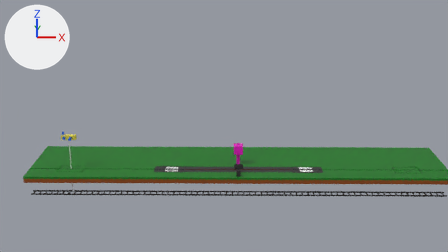
A saved change to the Blender file models/airport_diorama-source-file.blend.
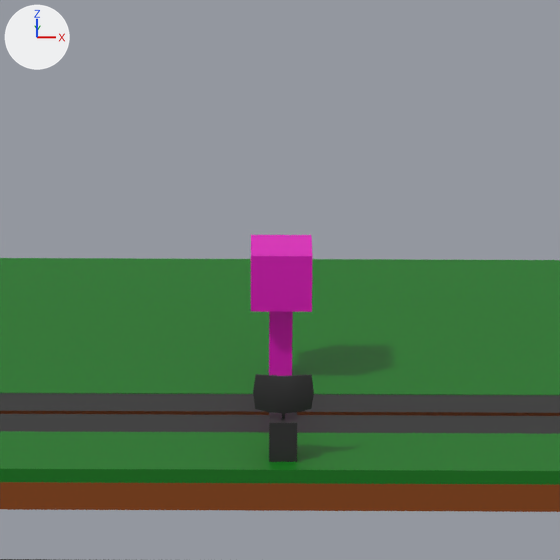
The first picture shows the older version from the file's camera 'Camera'. The close-ups show both versions on the part from 44% to 62% of the width and 43% to 76% of the height of that picture; other places that the commit changed are outside them. Every picture has the same lights, and +X, +Y and +Z are marked at upper left.
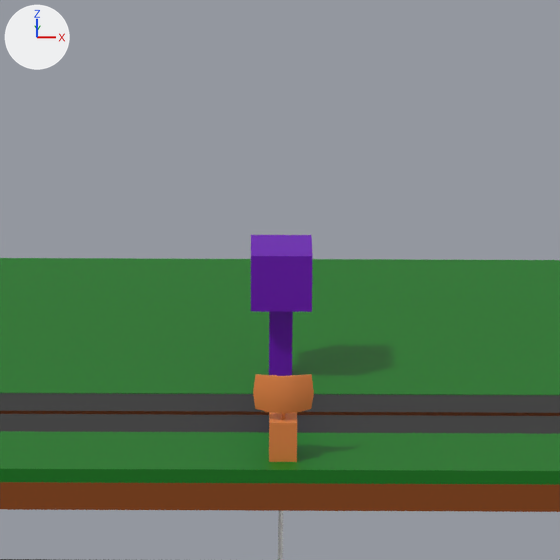
Where the newer file only moved an object's origin or applied its transform, the numbers keep the older frame.

What differs and where, as boxes (x1, y1, x2, y2) in the close-ups (560 x 560 px):
'Cube.002', recoloured (pink to purple): (251, 235, 312, 376) in both
'Cube.003', recoloured (black to orange): (253, 374, 314, 414) in both
'Cube.020', recoloured: (269, 412, 297, 462) in both

Diff of the bpy script that builds the scene:
```diff
--- a/models/airport_diorama-source-file.blend.py
+++ b/models/airport_diorama-source-file.blend.py
@@ mat_tower @@
 mat_tower = principled_material('Tower')
-mat_tower.base_color = (0.8, 0.00314, 0.545)  # pink #e70ac3
+mat_tower.base_color = (0.156, 0.0, 0.488)  # purple #6e00b9
@@ mat_radar @@
+mat_radar = principled_material('Radar')
+mat_radar.base_color = (0.8, 0.238, 0.0549)  # orange #e78642
@@ me_cube_008 @@
 me_cube_008.from_pydata(...)  # 38 vertices, 34 faces; spans x -0.102..0.102, y -0.051..0.007, z -0.008..0.129
-me_cube_008.materials.append(mat_runway)  # black #2d2d2d
+me_cube_008.materials.append(mat_radar)  # orange #e78642
@@ me_cube_024 @@
 me_cube_024.from_pydata(...)  # 16 vertices, 11 faces; spans x -0.047..0.047, y -0.047..0.047, z 0.0..0.176
-me_cube_024.materials.append(mat_runway)  # black #2d2d2d
+me_cube_024.materials.append(mat_radar)  # orange #e78642
```
